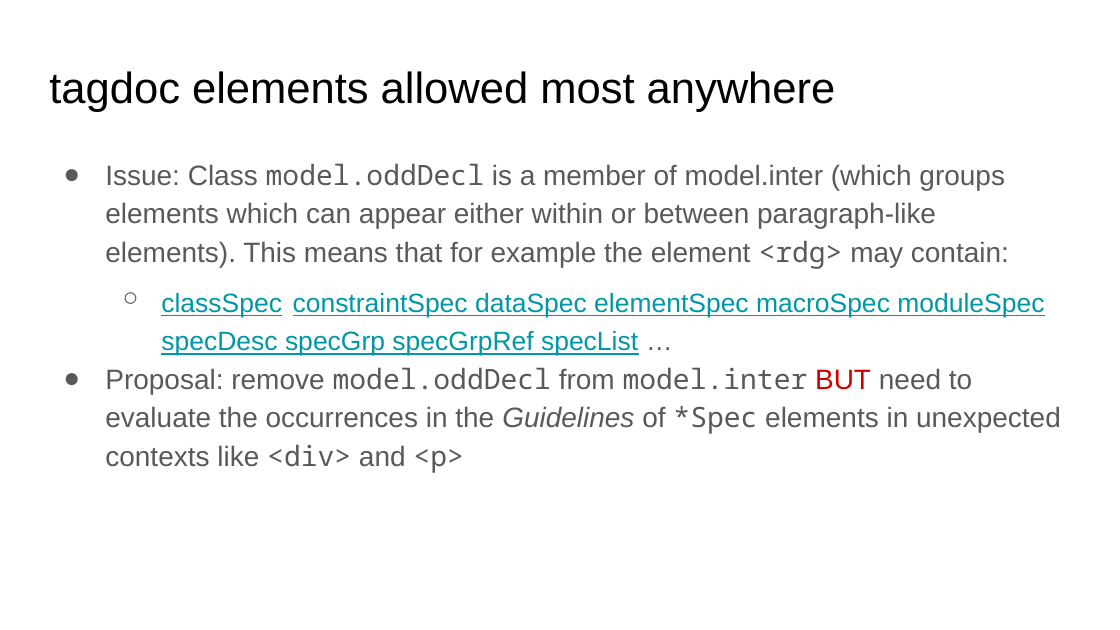
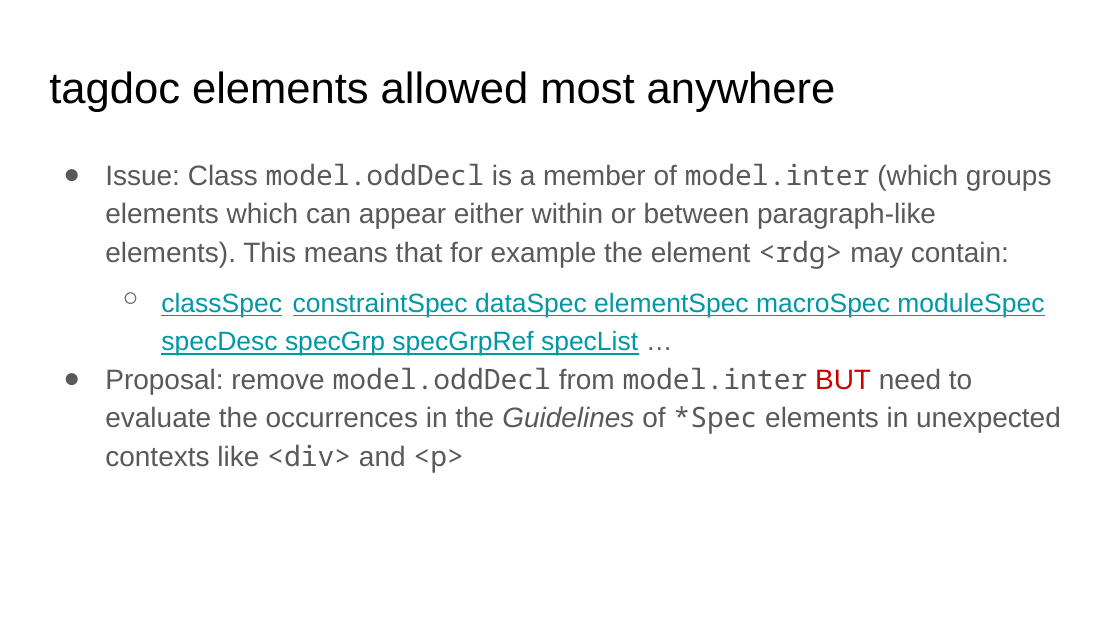
Before and after one commit to TEIC/atop, a slide deck: slide 7 of Documentation/presentations/TEI_MEC_2023_Paderborn.odp (slide 8 before the commit). Drawn at 1120x630 pixels with LibreOffice and Linux fonts; fonts in the diff are those of the drawing; background and template pictures are left out. Boxes give left, top, right and bottom in pixels: in the first picture for what was removed or moved away, otherwise in the second. Text is boxed around its words. In the diff, an @@ line names an element or a change of style, - is before the commit and + after.

```diff
--- a/Documentation/presentations/TEI_MEC_2023_Paderborn.odp
+++ b/Documentation/presentations/TEI_MEC_2023_Paderborn.odp
@@ text at (x1=105, y1=163, x2=1052, y2=269): font Arial to Noto Sans Mono in "model.inter" @@
```
Also in this commit, not shown: 1 slide removed.
